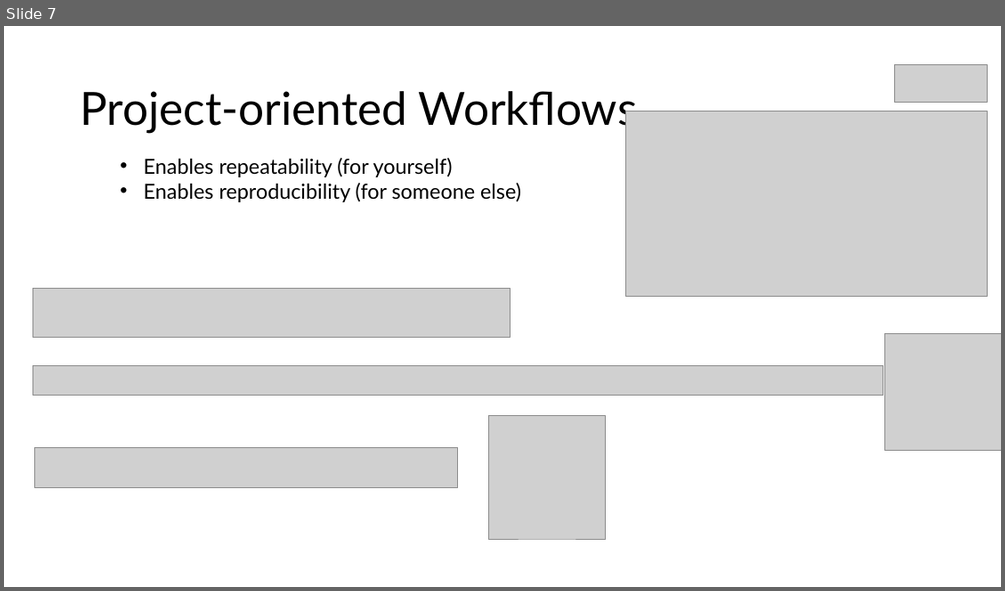
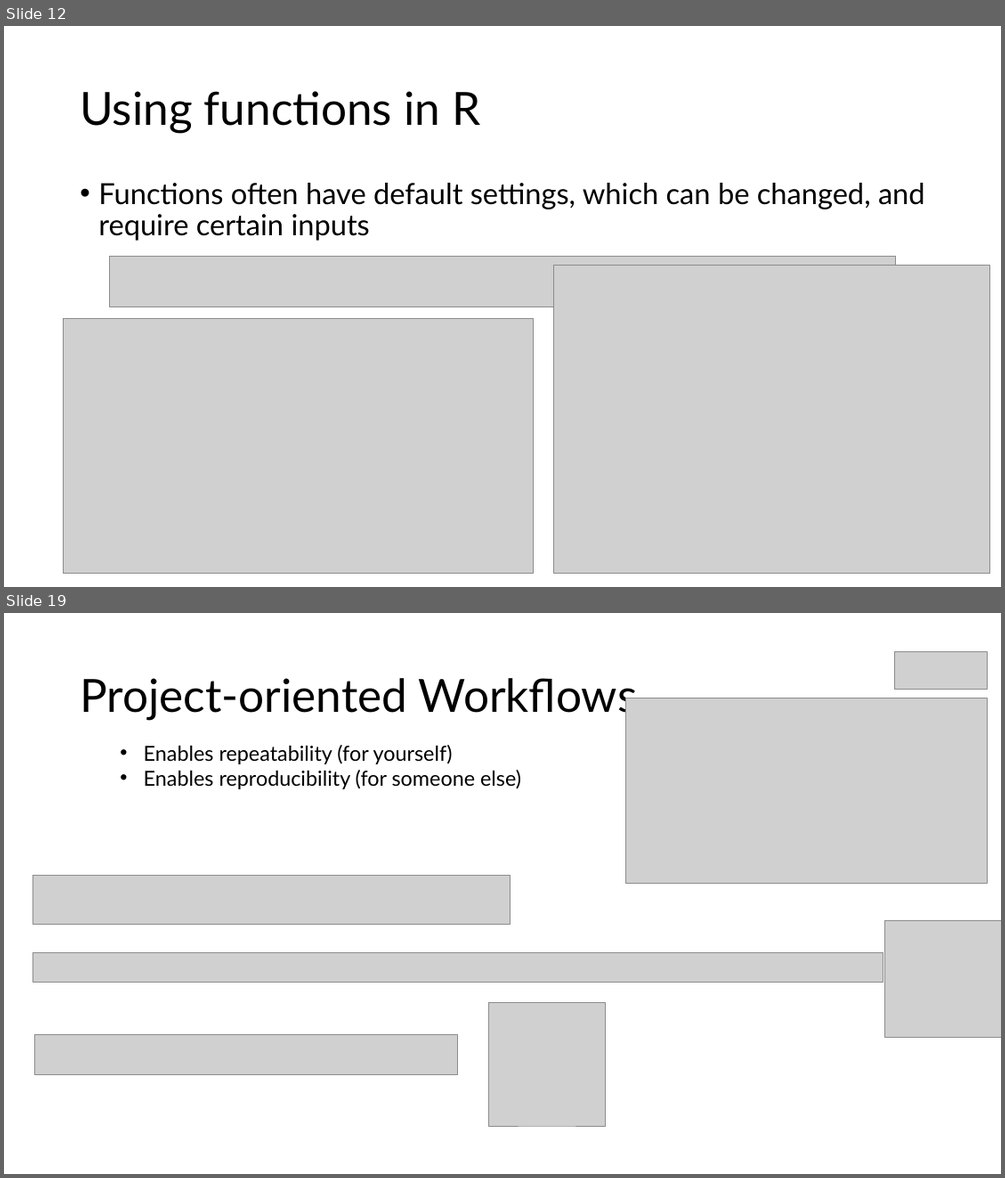
Before and after one commit to wwoelmer/BOPRC_1_R_Fundamentals, a slide deck: Introduction to R Workshop 1.pptx. Shown one above the other, each under a label of ours: slide 7 before the commit, slides 12 and 19 after it; the slides between them are not shown. The pictures are 1005x591 and 1005x1178 pixels, drawn with LibreOffice and Linux fonts; fonts in the diff are those of the drawing; grey boxes stand for pictures. Boxes give left, top, right and bottom in pixels: in the first picture for what was removed or moved away, otherwise in the second. Text is boxed around its words. In the diff, an @@ line names an element or a change of style, - is before the commit and + after.

```diff
--- a/Introduction to R Workshop 1.pptx
+++ b/Introduction to R Workshop 1.pptx
@@ slide 12 added at [4,26,1001,587], background #FFFFFF @@
@@ title added at [80,91,480,133], 44 pt, text #000000 @@
+Using functions in R
@@ text added at [98,183,925,240], 28 pt, text #000000 @@
+• Functions often have default settings, which can be changed, and require certain inputs
@@ picture added at [109,256,896,306] @@
@@ picture added at [554,265,989,572] @@
@@ picture added at [63,319,534,572] @@
@@ what was slide 7 is now slide 19 @@
```
Also in this commit, not shown: 5 slides changed, 16 other slides added, 9 slides removed.
